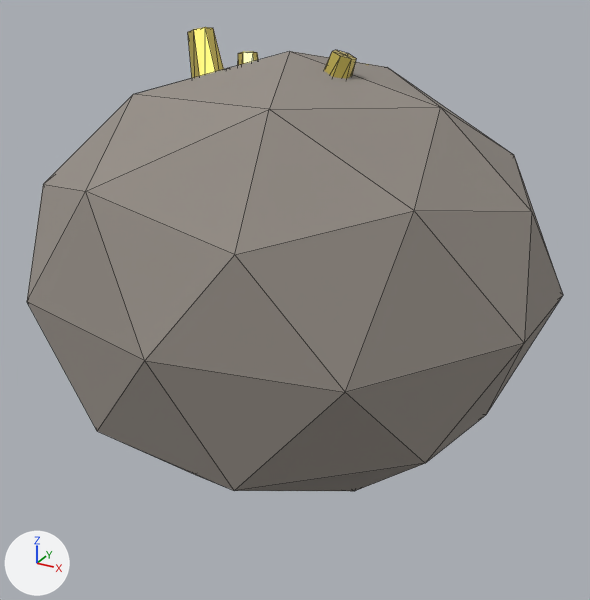
An edit to the glTF model game/isla-ancestral/assets/3d/alta/15-Recursos_veta_oro.glb, drawn before and after from the same camera.
Camera for both pictures: a 50 mm camera at (1.51, -2.72, 2.07) aimed at (0.04, -0.05, 0.74). The axes (+X, +Y, +Z) are drawn at lower left. The lights are the same throughout. The picture after the commit comes second. Mesh edges are drawn as thin lines. Where no turn or scale is listed for an object, it has been applied to the vertices. Vertices at exactly the same position are counted once.

Names of what the first picture shows: 'SM_VetaOro_Cristal_3', 'SM_VetaOro_Cristal_5', 'SM_VetaOro_Roca' and 1 more.
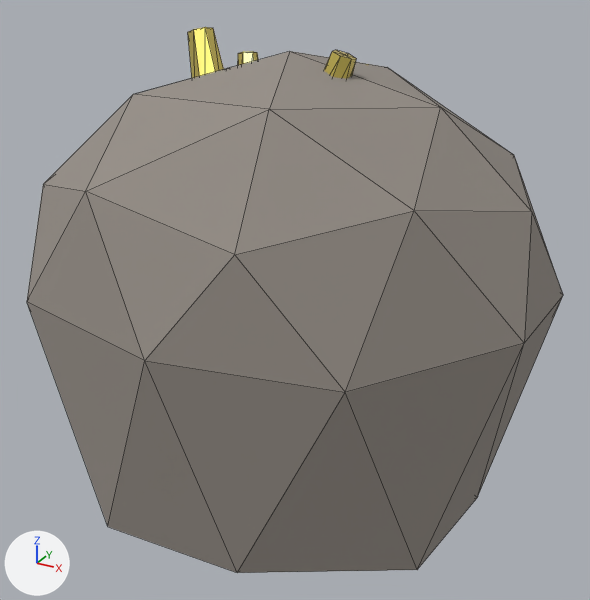
Edits to the bpy script that builds the scene:
```text
Change me_icosphere:
    where me_icosphere.from_pydata(...)  # 42 vertices, 80 faces; spans x -0.97..1.02, y -0.98..1.03, z -0.82..0.85
    used by ob_sm_vetaoro_roca; location = (0.0, 0.0, 0.863)
    me_icosphere part 1: all 15 vertices in x -0.92..0.86, y -0.87..0.84, z -0.76..-0.35 are scaled about their middle by (1, 1, 0), then moved by (0.0, 0.0, -0.27)
```

Location of each change, (x1, y1, x2, y2) in pixels of the pictures (590 x 600 px; the box of a moved part takes in the faces that stretch with it):
'SM_VetaOro_Roca', reshaped (19% taller): before (27, 51, 563, 491); after (27, 51, 563, 573)
part 1 of me_icosphere, moved or reshaped: before (27, 297, 562, 491); after (27, 296, 563, 573)
